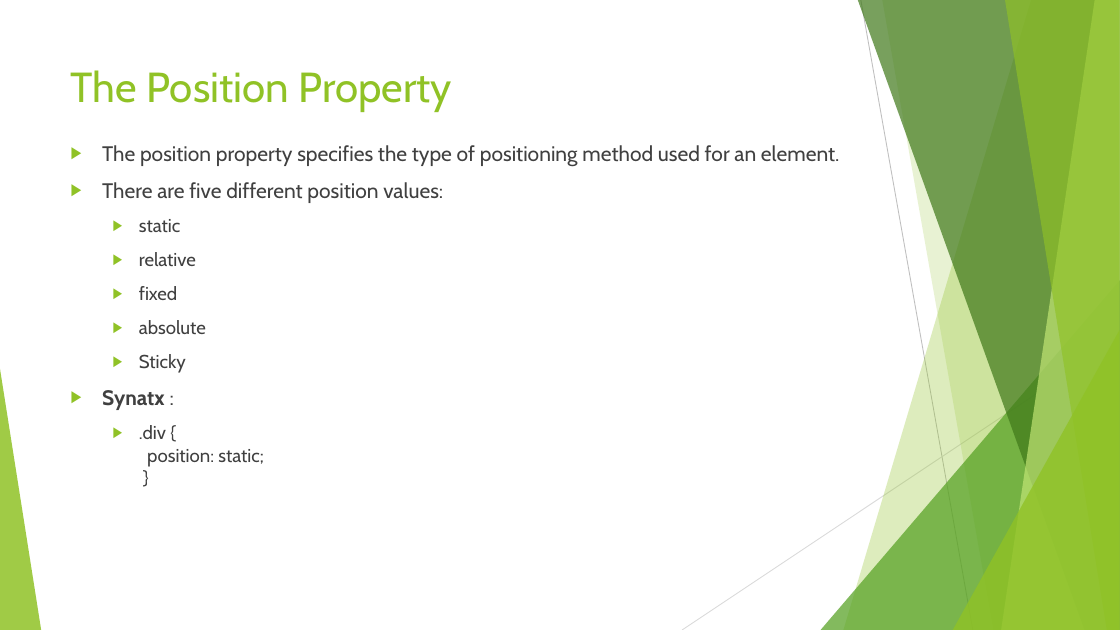
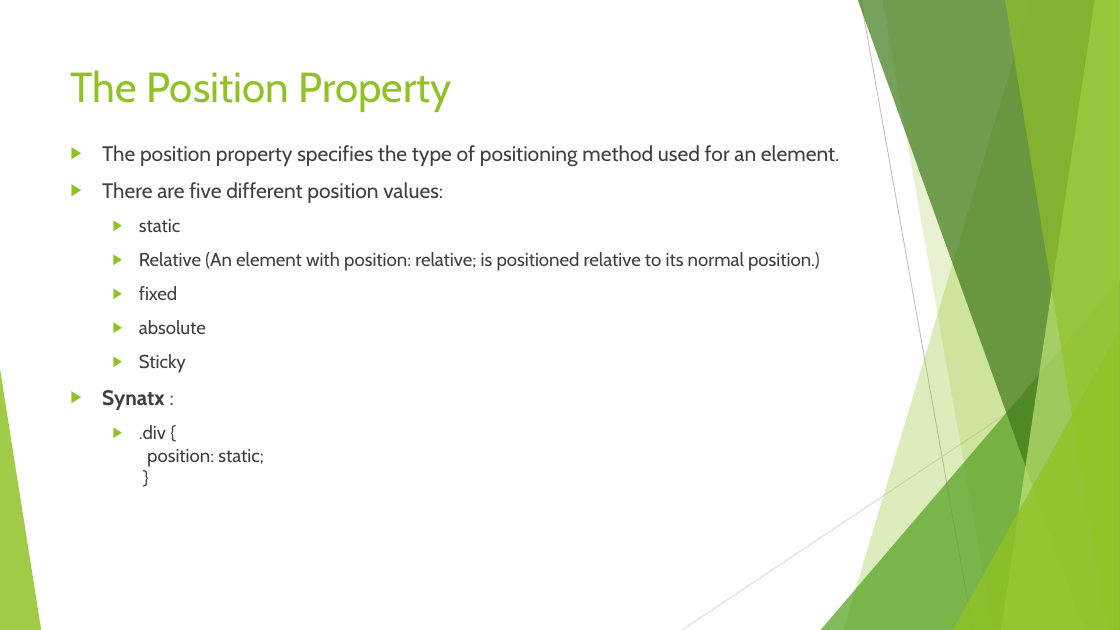
Before and after one commit to Amritpal2001/Day2_CSS, a slide deck: slide 11 of css.pptx. Drawn at 1120x630 pixels with LibreOffice and Linux fonts; fonts in the diff are those of the drawing. Boxes give left, top, right and bottom in pixels: in the first picture for what was removed or moved away, otherwise in the second. Text is boxed around its words. In the diff, an @@ line names an element or a change of style, - is before the commit and + after.

```diff
--- a/css.pptx
+++ b/css.pptx
@@ text at [139, 252, 820, 271]: text changed @@
-  ▶ relative
+  ▶ Relative (An element with position: relative; is positioned relative to its normal position.)
```
Also in this commit, not shown: 3 other slides changed, 8 other files.
